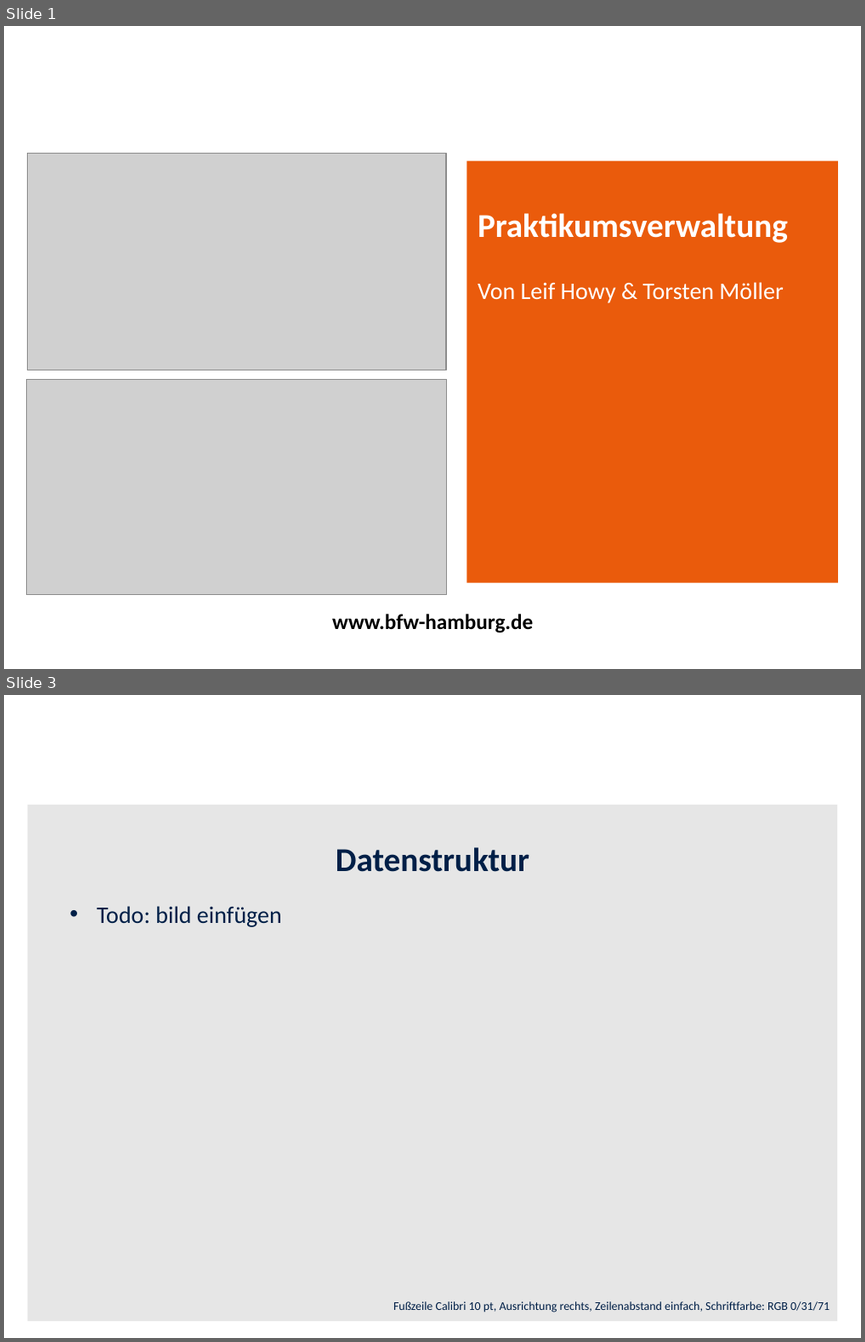
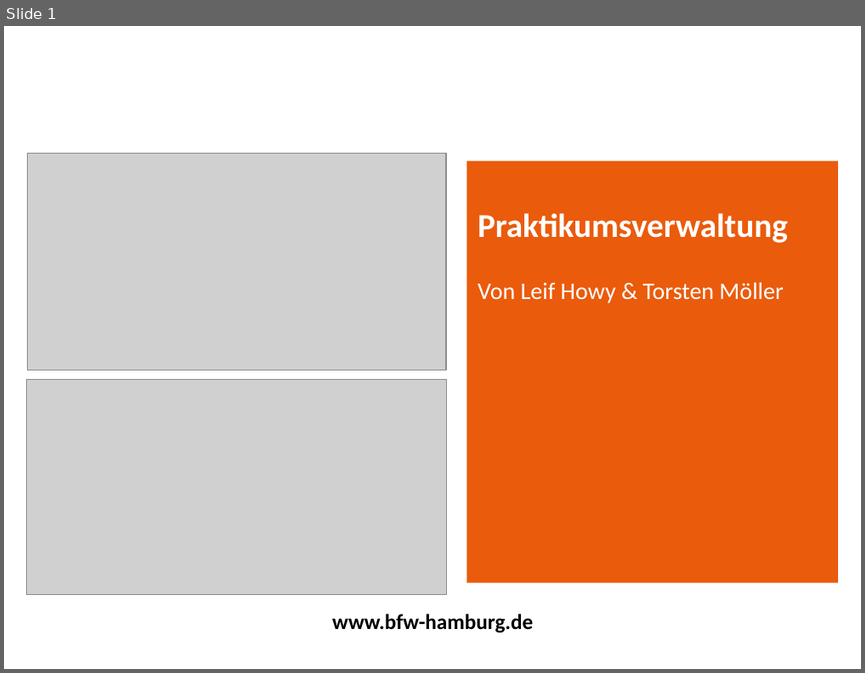
Before and after one commit to t-o-m-o/praktikumsverwaltung, a slide deck: documentation/Präsentation.pptx. Shown one above the other, each under a label of ours: slides 1 and 3 before the commit, slide 1 after it; the slides between them are not shown. The pictures are 865x1342 and 865x673 pixels, drawn with LibreOffice and Linux fonts; fonts in the diff are those of the drawing; grey boxes stand for pictures; background and template pictures are left out. Boxes give left, top, right and bottom in pixels: in the first picture for what was removed or moved away, otherwise in the second. Text is boxed around its words. In the diff, an @@ line names an element or a change of style, - is before the commit and + after.

```diff
--- a/documentation/Präsentation.pptx
+++ b/documentation/Präsentation.pptx
@@ slide 3 removed at box(4, 695, 861, 1338), background #FFFFFF @@
@@ rectangle removed at box(28, 805, 838, 1321) @@
@@ text removed at box(97, 847, 529, 927) @@
-Datenstruktur
-• Todo: bild einfügen
@@ text removed at box(393, 1301, 829, 1312) @@
-Fußzeile Calibri 10 pt, Ausrichtung rechts, Zeilenabstand einfach, Schriftfarbe: RGB 0/31/71
```
Also in this commit, not shown: 2 slides changed, 2 slides added, 2 other slides removed, 3 other files.
